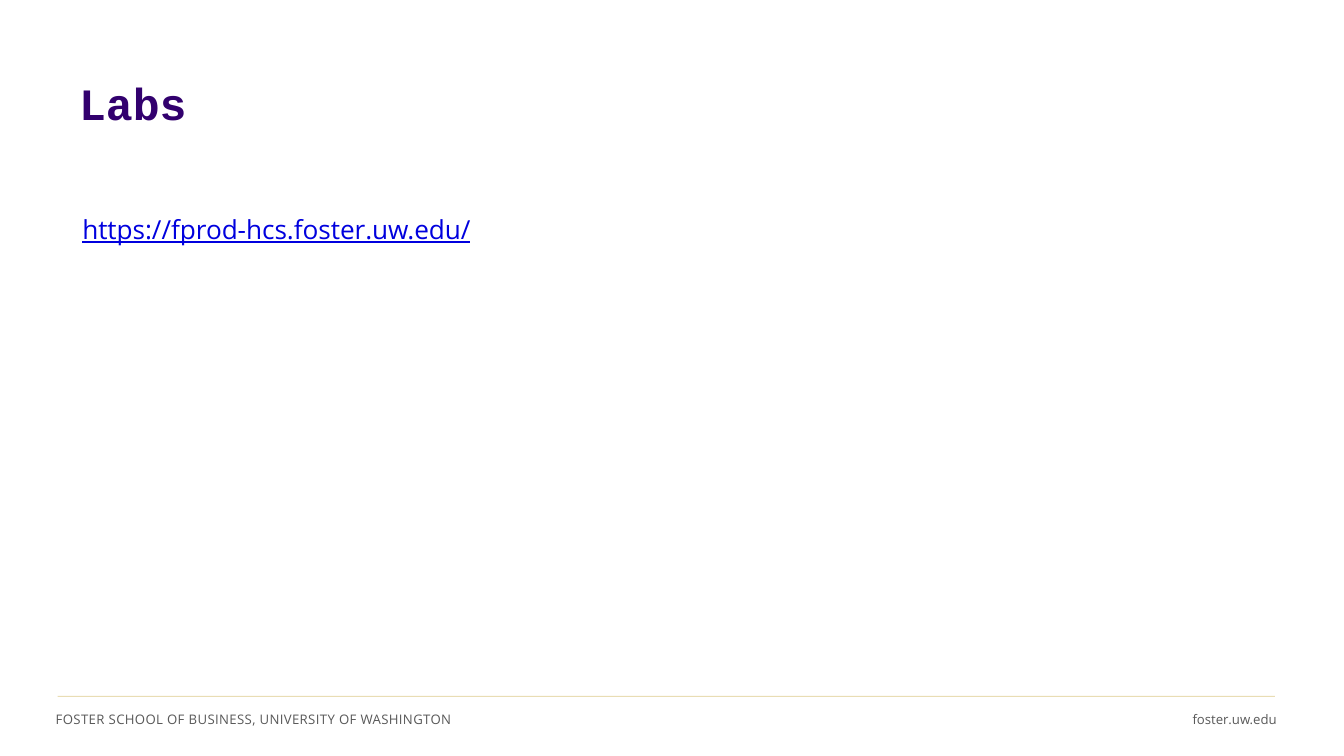
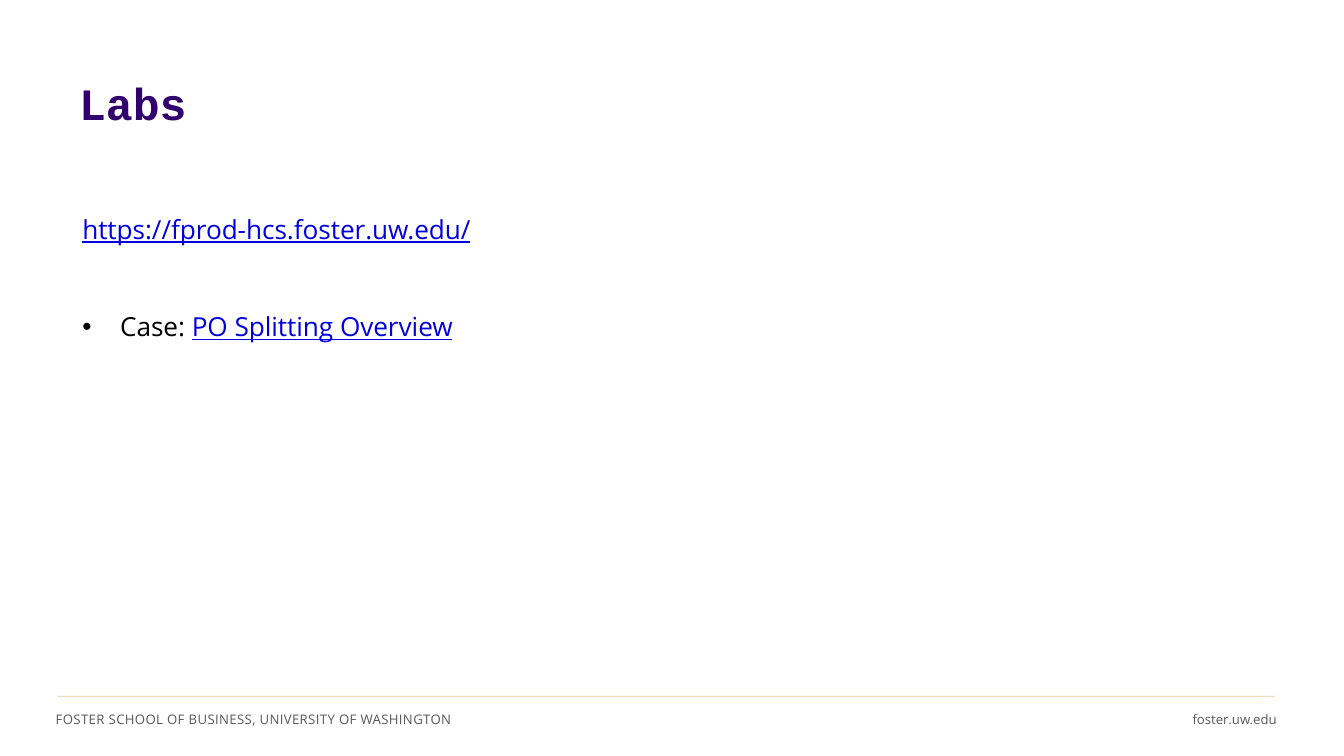
Before and after one commit to ashercurtis/slides.io, a slide deck: slide 17 of ACCTG320/ACCTG320Class10_2026.pptx (slide 9 before the commit). Drawn at 1344x756 pixels with LibreOffice and Linux fonts; fonts in the diff are those of the drawing. Boxes give left, top, right and bottom in pixels: in the first picture for what was removed or moved away, otherwise in the second. Text is boxed around its words. In the diff, an @@ line names an element or a change of style, - is before the commit and + after.

```diff
--- a/ACCTG320/ACCTG320Class10_2026.pptx
+++ b/ACCTG320/ACCTG320Class10_2026.pptx
@@ text at box(120, 316, 453, 343): paragraph added @@
+• Case: PO Splitting Overview
```
Also in this commit, not shown: 1 other slide changed, 14 slides added, 3 slides removed, 1 other file.
